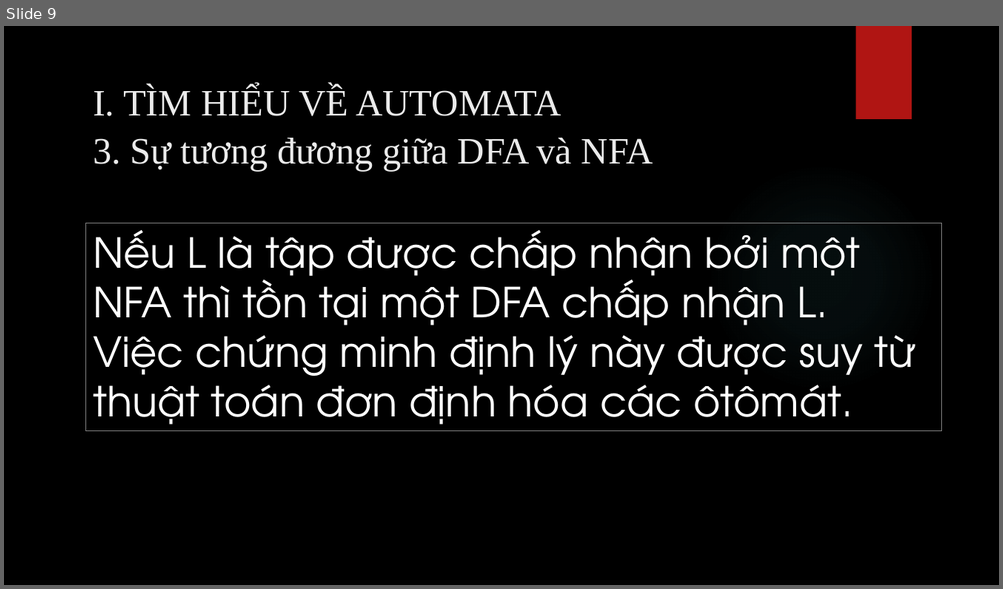
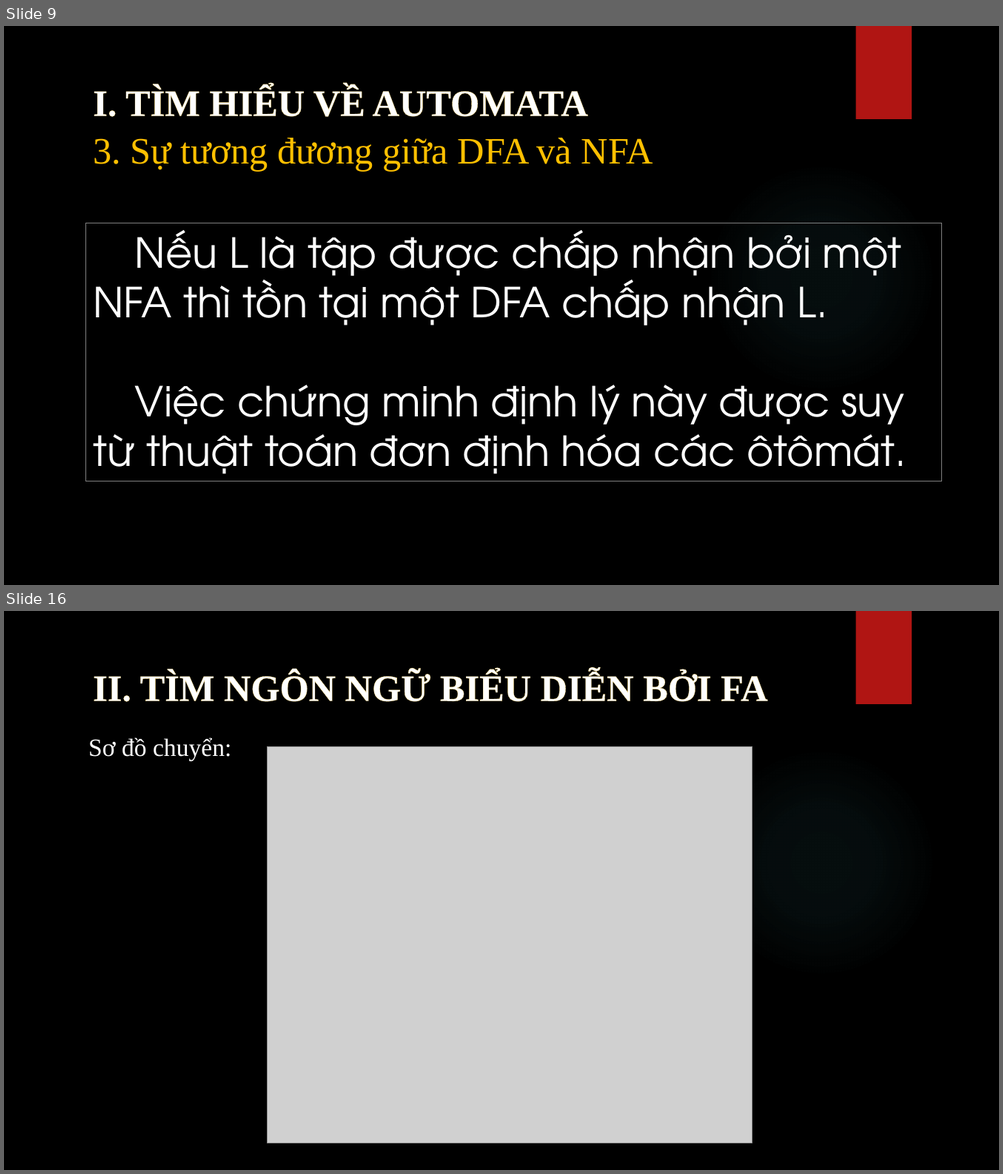
Before and after one commit to bahao113/TieuLuanNNHTvaTinhToan, a slide deck: bao cao.pptx. Shown one above the other, each under a label of ours: slide 9 before the commit, slides 9 and 16 after it; the slides between them are not shown. The pictures are 1003x589 and 1003x1174 pixels, drawn with LibreOffice and Linux fonts; fonts in the diff are those of the drawing; grey boxes stand for pictures; background and template pictures are left out. Boxes give left, top, right and bottom in pixels: in the first picture for what was removed or moved away, otherwise in the second. Text is boxed around its words. In the diff, an @@ line names an element or a change of style, - is before the commit and + after.

```diff
--- a/bao cao.pptx
+++ b/bao cao.pptx
@@ slide 16 added at (x1=4, y1=611, x2=999, y2=1170), background picture (left out); not listed: 2 template elements that a slide beside it also shows @@
@@ text added at (x1=93, y1=672, x2=767, y2=702), 36 pt, text #FFFFFF, bold @@
+II. TÌM NGÔN NGỮ BIỂU DIỄN BỞI FA
@@ text added at (x1=88, y1=738, x2=231, y2=760), 24 pt, text #FFFFFF @@
+Sơ đồ chuyển:
@@ picture added at (x1=267, y1=747, x2=752, y2=1144) @@
@@ slide 9 changed as well @@
@@ text "I. TÌM HIỂU VỀ AUTOMATA" at (x1=93, y1=87, x2=588, y2=117): text colour #EBEBEB to #FFFFFF, letter outline none to #F0D47F 0.52 pt, bold on @@
@@ text "3. Sự tương đương giữa ..." at (x1=93, y1=138, x2=653, y2=171): text colour #EBEBEB to #FFC000 @@
@@ rectangle "Nếu L là tập được ..." resized from (x1=85, y1=223, x2=941, y2=431) to (x1=85, y1=223, x2=941, y2=482) @@
@@ rectangle "Nếu L là tập được ..." at (x1=85, y1=223, x2=941, y2=482): indent changed @@
```
Also in this commit, not shown: 8 other slides changed, 10 other slides added, 1 slide removed.
